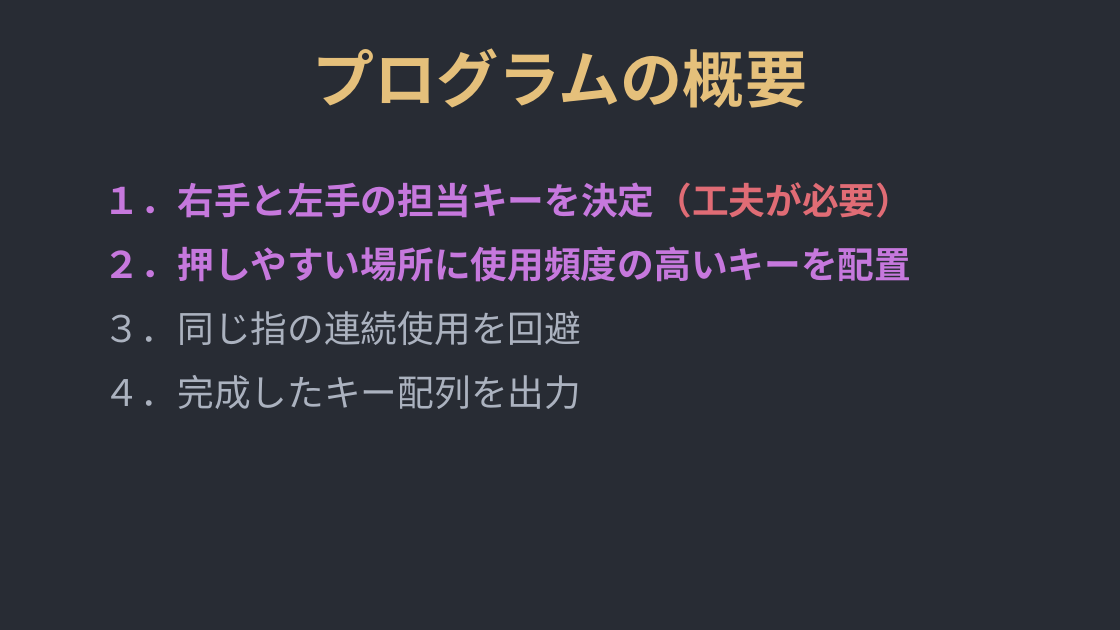
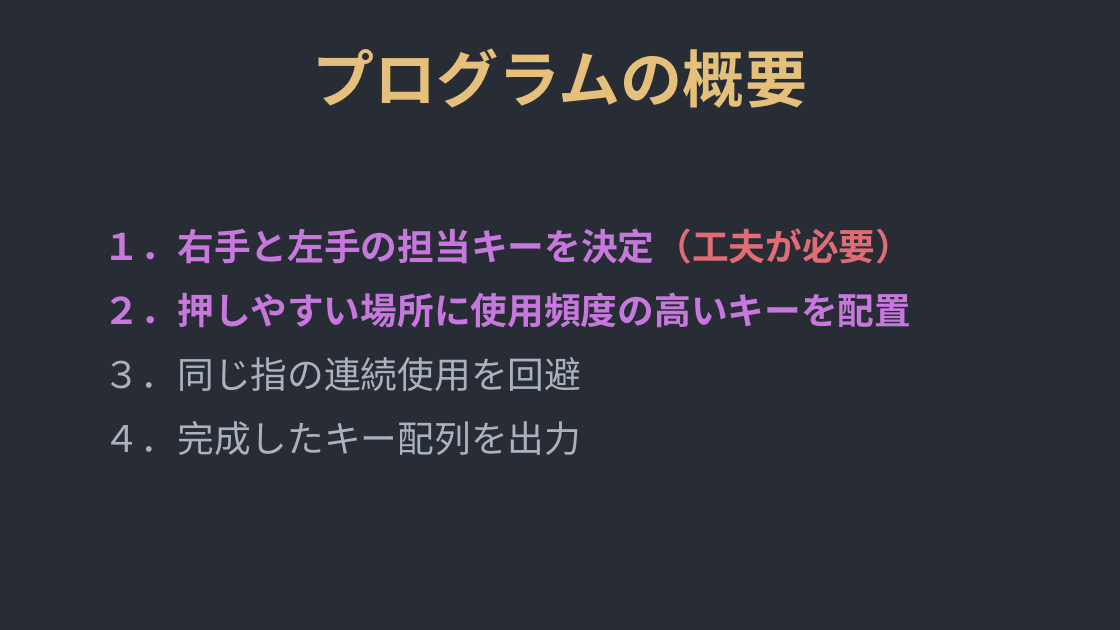
Before and after one commit to yuichiro-kurose/keyboard, a slide deck: slide 11 of docs/最終発表.odp. Drawn at 1120x630 pixels with LibreOffice and Linux fonts; fonts in the diff are those of the drawing. Boxes give left, top, right and bottom in pixels: in the first picture for what was removed or moved away, otherwise in the second. Text is boxed around its words. In the diff, an @@ line names an element or a change of style, - is before the commit and + after.

```diff
--- a/docs/最終発表.odp
+++ b/docs/最終発表.odp
@@ text "１．右手と左手の担当キーを決定（工夫が必要）": place and size @@
-text "１．右手と左手の担当キーを決定（工夫が必要）" at (104, 182, 912, 409)
+text "１．右手と左手の担当キーを決定（工夫が必要）" at (104, 228, 912, 455)
```
Also in this commit, not shown: 6 other slides changed, 10 slides added, 3 slides removed, 7 other files.
